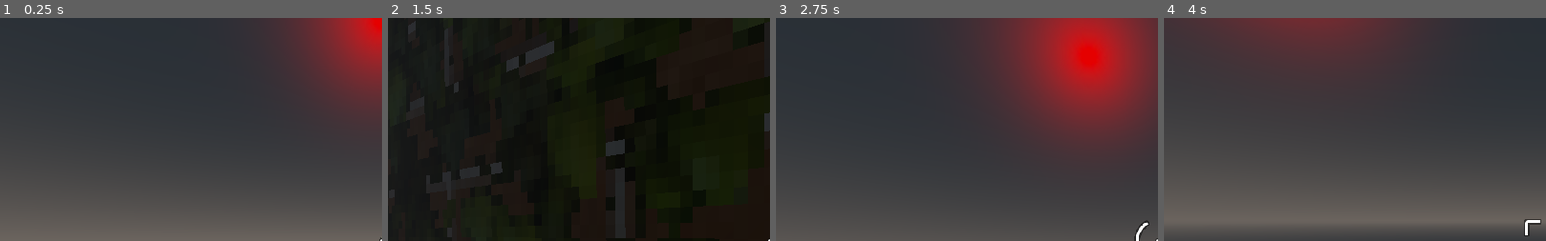
Above: before the commit, frames 1-4 (left to right).
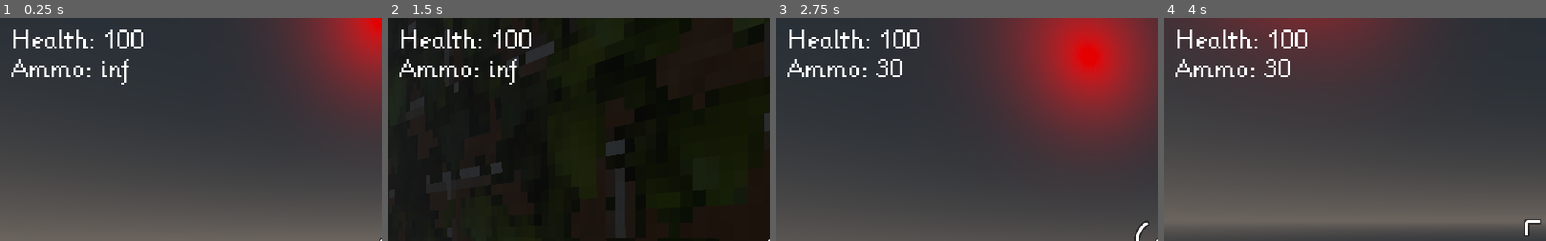
Above: after the commit, the same moments.

Repository: KyleSaki714/fps-retro-godotTutorial
Game: Godot game, scene res://World.tscn
The game is run twice, just before and just after one commit, with the same random seed, the same clock (stepped at 60 frames per second) and the same inputs.
Inputs (mouse positions are % of the whole screen's width and height, from its top left):
- Up to frame 1 (0.25 s): no input
- Up to frame 2 (1.5 s): tap Enter at 0.5 s; move the mouse to (55, 50) at 0.52 s; press the mouse at (55, 50) at 0.53 s; hold W (move_forwards) from 0.53 s (still down); tap Space (jump) at 0.77 s; move the mouse to (45, 50) at 1.27 s; release the mouse at (45, 50) at 1.28 s; tap 1 at 1.35 s
- Up to frame 3 (2.75 s): keep holding W (move_forwards); tap Space (jump) at 1.52 s; move the mouse to (52, 48) at 2.02 s; tap 2 at 2.1 s
- Up to frame 4 (4 s): keep holding W (move_forwards); move the mouse to (49, 52) at 2.77 s; tap 3 at 2.85 s; tap Space (jump) at 3.02, 3.77 s; move the mouse to (57, 51) at 3.52 s; tap 4 at 3.6 s
The pictures show only the part of the screen within x 0-50%, y 0-50%; the shares and areas given below are measured in that part.

The runs differ from the first frame. In frame 1, 1.7% of the frame differs, in the area x 3-38%, y 5-30%; in frame 2, 1.7%; in frame 3, 1.7%; in frame 4, 1.7%.

Commit message:
complete health and ammo display in Player scene

Diff:
--- a/characters/player/Player.tscn
+++ b/characters/player/Player.tscn
@@ -22,6 +22,9 @@
 [ext_resource path="res://weapons/crosshairs/crosshair026.png" type="Texture" id=20]
 [ext_resource path="res://weapons/crosshairs/crosshair001.png" type="Texture" id=21]
 [ext_resource path="res://characters/player/PickupManager.gd" type="Script" id=22]
+[ext_resource path="res://ui/crypt_domino_1b.png" type="Texture" id=23]
+[ext_resource path="res://ui/KlientenDynFont.tres" type="DynamicFont" id=24]
+[ext_resource path="res://characters/player/StatsDisplay.gd" type="Script" id=25]
 
 [sub_resource type="CapsuleShape" id=1]
 radius = 0.5
@@ -737,7 +740,48 @@
 transform = Transform( 1, 0, 0, 0, -4.37114e-08, -1, 0, 1, -4.37114e-08, 0, 1, 0 )
 shape = SubResource( 22 )
 
+[node name="CanvasLayer" type="CanvasLayer" parent="."]
+
+[node name="RestartMessage" type="Label" parent="CanvasLayer"]
+visible = false
+anchor_left = 0.5
+anchor_top = 0.5
+anchor_right = 0.5
+anchor_bottom = 0.5
+margin_left = -139.5
+margin_top = -18.0
+margin_right = 139.5
+margin_bottom = 18.0
+custom_fonts/font = ExtResource( 24 )
+text = "Press 'X' to restart"
+
+[node name="TextureRect" type="TextureRect" parent="CanvasLayer/RestartMessage"]
+show_behind_parent = true
+anchor_left = 0.5
+anchor_top = 0.5
+anchor_right = 0.5
+anchor_bottom = 0.5
+margin_left = -144.5
+margin_top = -23.0
+margin_right = 144.5
+margin_bottom = 23.0
+texture = ExtResource( 23 )
+stretch_mode = 2
+
+[node name="StatsDisplay" type="Label" parent="CanvasLayer"]
+margin_left = 15.0
+margin_top = 15.0
+margin_right = 157.0
+margin_bottom = 90.0
+custom_fonts/font = ExtResource( 24 )
+text = "Health: 0
+Ammo: 0"
+script = ExtResource( 25 )
+
+[connection signal="ammo_changed" from="Camera/WeaponManager" to="CanvasLayer/StatsDisplay" method="update_ammo"]
 [connection signal="fired" from="Camera/WeaponManager/Weapons/MachineGun" to="Camera/WeaponManager/Weapons/MachineGun/Graphics/MuzzleFlash" method="flash"]
 [connection signal="fired" from="Camera/WeaponManager/Weapons/Shotgun" to="Camera/WeaponManager/Weapons/Shotgun/Graphics/MuzzleFlash" method="flash"]
 [connection signal="fired" from="Camera/WeaponManager/Weapons/RocketLauncher" to="Camera/WeaponManager/Weapons/RocketLauncher/Graphics/MuzzleFlash" method="flash"]
+[connection signal="dead" from="HealthManager" to="CanvasLayer/RestartMessage" method="show"]
+[connection signal="health_changed" from="HealthManager" to="CanvasLayer/StatsDisplay" method="update_health"]
 [connection signal="got_pickup" from="PickupManager" to="Camera/WeaponManager" method="get_pickup"]
--- /dev/null
+++ b/characters/player/StatsDisplay.gd
@@ -0,0 +1,19 @@
+extends Label
+
+var _ammo = 0
+var _health = 0
+
+func update_ammo(amnt):
+	_ammo = amnt
+	update_display()
+
+func update_health(amnt):
+	_health = amnt
+	update_display()
+
+func update_display():
+	text = "Health: " + str(_health)
+	var ammo_amnt = str(_ammo)
+	if _ammo < 0:
+		ammo_amnt = "inf"
+	text += "\nAmmo: " + ammo_amnt
--- a/project.godot
+++ b/project.godot
@@ -96,7 +96,7 @@
 }
 restart={
 "deadzone": 0.5,
-"events": [ Object(InputEventKey,"resource_local_to_scene":false,"resource_name":"","device":0,"alt":false,"shift":false,"control":false,"meta":false,"command":false,"pressed":false,"scancode":0,"physical_scancode":82,"unicode":0,"echo":false,"script":null)
+"events": [ Object(InputEventKey,"resource_local_to_scene":false,"resource_name":"","device":0,"alt":false,"shift":false,"control":false,"meta":false,"command":false,"pressed":false,"scancode":0,"physical_scancode":88,"unicode":0,"echo":false,"script":null)
  ]
 }
 
--- /dev/null
+++ b/ui/KlientenDynFont.tres
@@ -0,0 +1,7 @@
+[gd_resource type="DynamicFont" load_steps=2 format=2]
+
+[ext_resource path="res://ui/KLEINTEN.ttf" type="DynamicFontData" id=1]
+
+[resource]
+size = 32
+font_data = ExtResource( 1 )
Not shown: 1 places in characters/player/Player.tscn that only renumber resources
Binary file added: ui/KLEINTEN.ttf
Binary file added: ui/crypt_domino_1b.png
Not shown, added: ui/crypt_domino_1b.png.import
